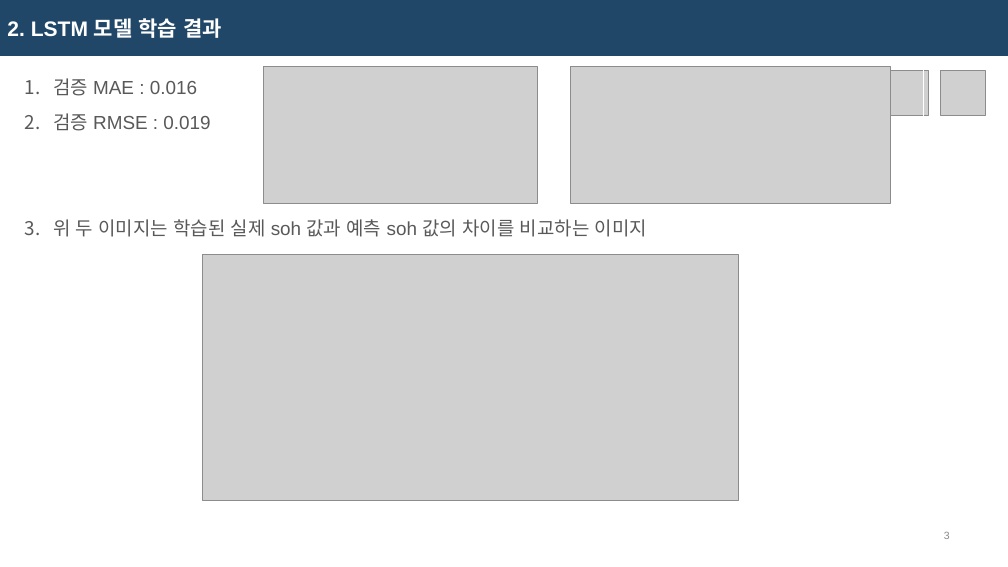
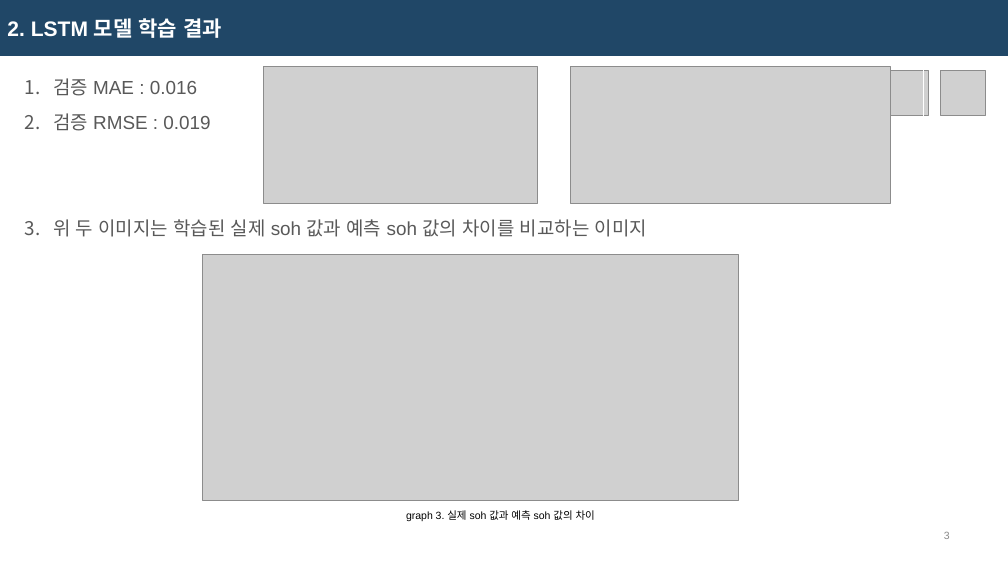
Before and after one commit to dae-hany/Battery_ESS_Projet, a slide deck: slide 7 of ppt/251112_최대한.pptx. Drawn at 1008x567 pixels with LibreOffice and Linux fonts; fonts in the diff are those of the drawing; grey boxes stand for pictures. Boxes give left, top, right and bottom in pixels: in the first picture for what was removed or moved away, otherwise in the second. Text is boxed around its words. In the diff, an @@ line names an element or a change of style, - is before the commit and + after.

```diff
--- a/ppt/251112_최대한.pptx
+++ b/ppt/251112_최대한.pptx
@@ text added at [406,510,595,521], 10 pt, text #000000 @@
+graph 3. 실제 soh 값과 예측 soh 값의 차이
```
Also in this commit, not shown: 9 other slides changed.
